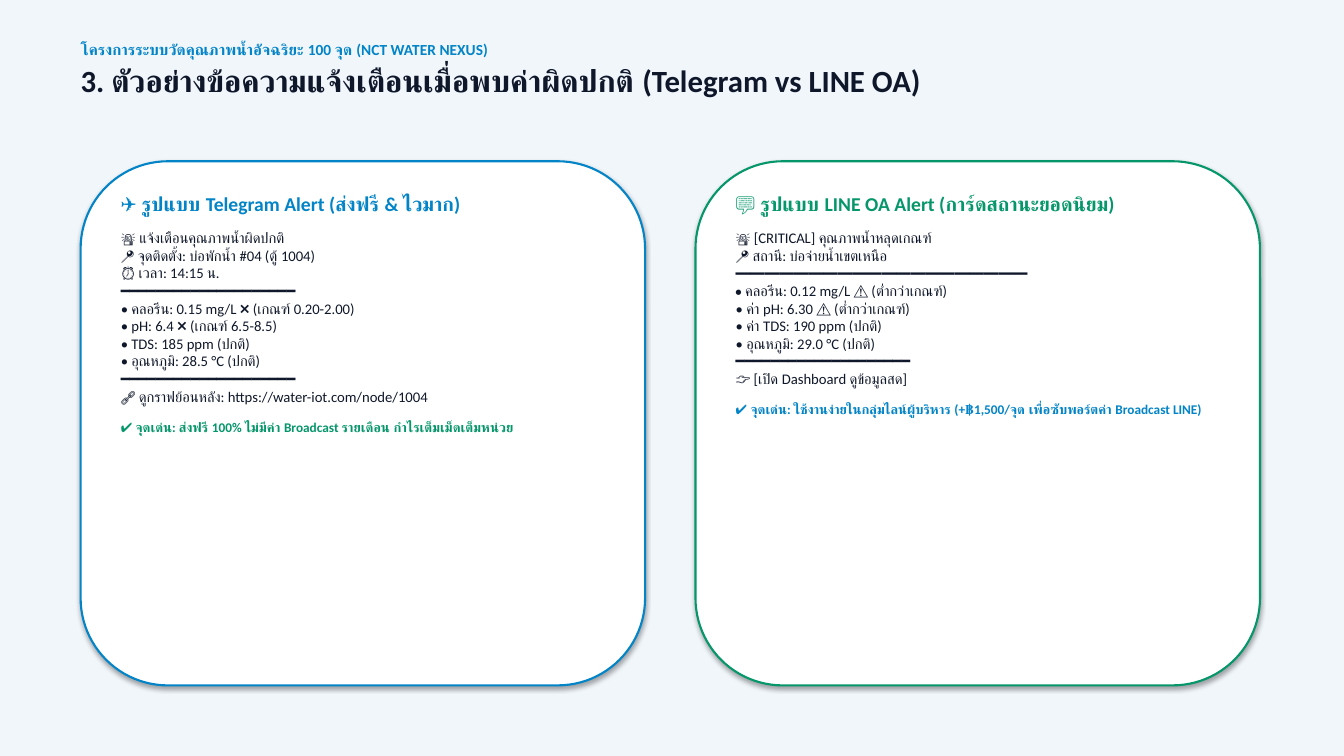
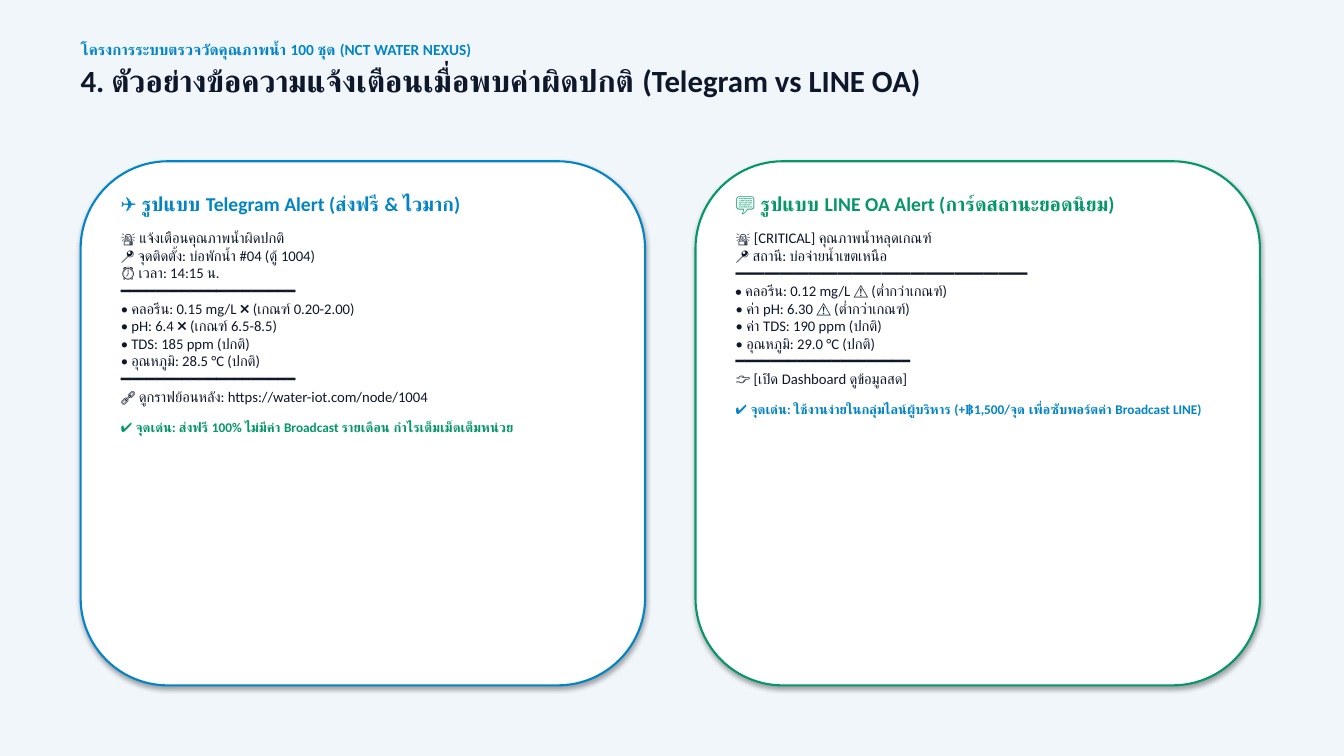
Before and after one commit to WoobWarb/nct-water-nexus, a slide deck: slide 5 of NCT_Water_Nexus_Report_and_Pricing.pptx (slide 4 before the commit). Drawn at 1344x756 pixels with LibreOffice and Linux fonts; fonts in the diff are those of the drawing. Boxes give left, top, right and bottom in pixels: in the first picture for what was removed or moved away, otherwise in the second. Text is boxed around its words. In the diff, an @@ line names an element or a change of style, - is before the commit and + after.

```diff
--- a/NCT_Water_Nexus_Report_and_Pricing.pptx
+++ b/NCT_Water_Nexus_Report_and_Pricing.pptx
@@ text at [81, 43, 921, 98]: text changed @@
-โครงการระบบวัดคุณภาพน้ำอัจฉริยะ 100 จุด (NCT WATER NEXUS)
-3. ตัวอย่างข้อความแจ้งเตือนเมื่อพบค่าผิดปกติ (Telegram vs LINE OA)
+โครงการระบบตรวจวัดคุณภาพน้ำ 100 ชุด (NCT WATER NEXUS)
+4. ตัวอย่างข้อความแจ้งเตือนเมื่อพบค่าผิดปกติ (Telegram vs LINE OA)
```
Also in this commit, not shown: 6 other slides changed, 1 slide added, 1 slide removed, 1 other file.
